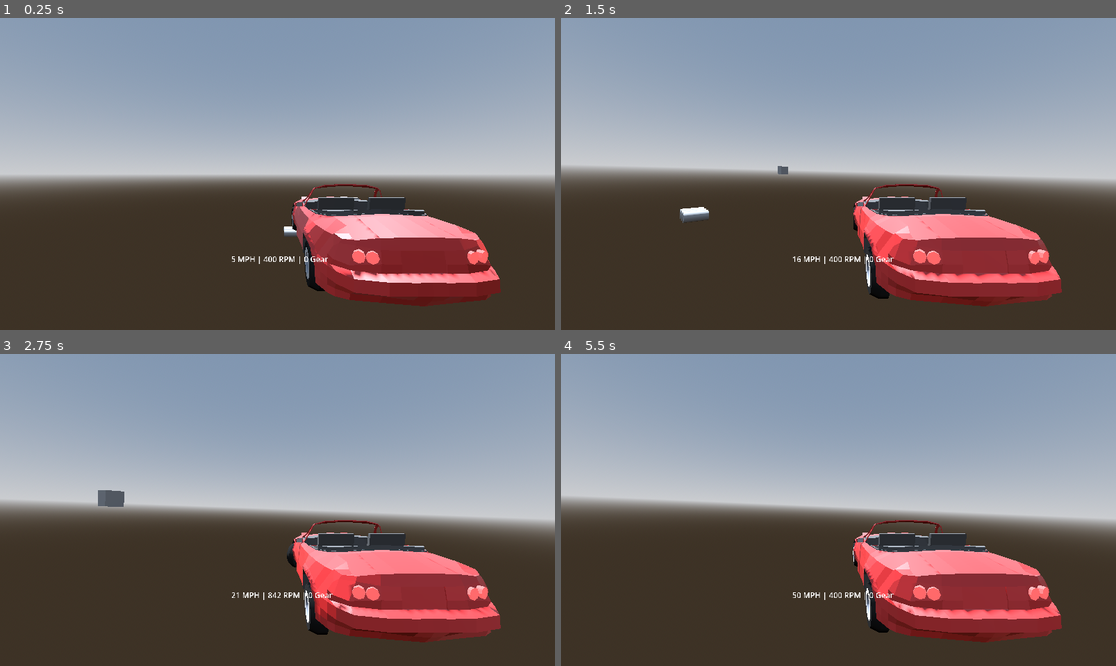
Above: before the commit, frames 1-4 (two rows, left to right).
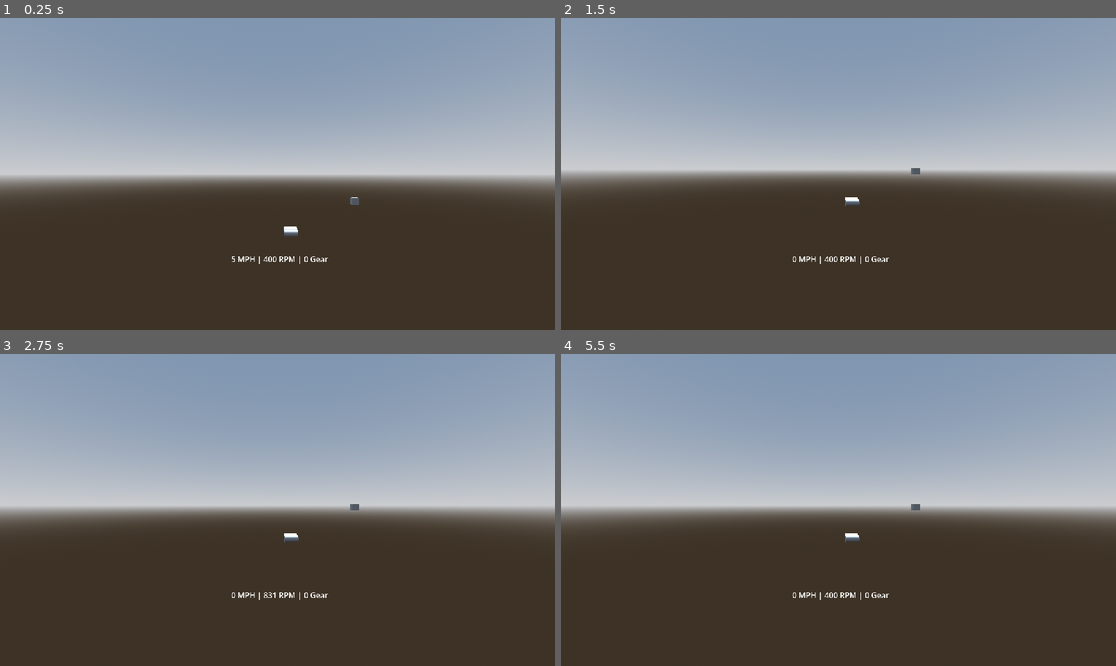
Above: after the commit, the same moments.

Repository: kakoiihito/Shift
Game: Godot game, scene res://Tracks/test.tscn
Two runs of this game, one before a commit and one after it. Both use one fixed random seed, a clock stepped at 60 frames per second and the inputs below.
Inputs:
- Up to frame 1 (0.25 s): no input
- Up to frame 2 (1.5 s): hold D (SteerRight) 0.53-1.28 s; hold Shift (Clutch) 0.53-1.28 s; hold S (Brake) from 1.28 s (still down); tap W (Gas) at 1.35 s
- Up to frame 3 (2.75 s): release S (Brake) at 2.03 s; hold D (SteerRight) from 2.03 s (still down); hold G (Ignition) from 2.03 s (still down)
- Up to frame 4 (5.5 s): release D (SteerRight) at 2.78 s; release G (Ignition) at 2.78 s; hold E (ShiftUp) 2.78-3.53 s; tap Shift (Clutch) at 2.85 s; hold W (Gas) 3.53-4.28 s; hold A (SteerLeft) 3.53-5.03 s; tap G (Ignition) at 4.35 s; hold S (Brake) from 5.03 s (still down); hold Shift (Clutch) from 5.03 s (still down)

The runs differ from the first frame. In frame 1, 9.8% of the frame differs, in the area x 52-91%, y 53-93%; in frame 2, 13%; in frame 3, 14%; in frame 4, 14%, in the area x 0-100%, y 46-93%.

Commit message:
it works... i have pacejka wa with load sensitivity and its g function limiter working flawlesssly.

Diff:
--- a/Car/Scripts/values.gd
+++ b/Car/Scripts/values.gd
@@ -9,8 +9,8 @@
 var car_value_tres: Resource
 
 
-var wheel_base = 4.0
-var track = 2.0
+var wheel_base = 2.3
+var track = 1.5
 
 	########################
 	# SUSPENSION VARIABLES #
@@ -44,7 +44,7 @@
 	# ENGINE VARIABLES #
 	####################
 
-var max_torque = 151.0
+var max_torque = 351.0
 var max_rpm = 7500.0
 var idle_rpm = 850.0
 var stall_rpm = 400.0
@@ -70,7 +70,7 @@
 var final_drive = 4.3
 var gear_ratio = [-3.968, 0.0, 3.136, 1.888, 1.330, 1.0, 0.814]
 var current_gear = 1
-var max_clutch_torque = 140.0
+var max_clutch_torque = 340.0
 var lock_threshold = 5.0
 var unlock_threshold = 12.0
 var clutch_stiffness = 64.0
@@ -80,10 +80,75 @@
 	###################
 
 var wheel_radius = 0.3
-var wheel_mass = 20.0
-var rolling_resistance_coeff = 0.015
-var friction_coefficient = 1.9
-var wheel_inertia = 0.8 * wheel_mass * wheel_radius * wheel_radius
+var wheel_mass = 15.0
+var rolling_resistance_coeff = 0.013
+var friction_coefficient = 1.1
+var wheel_inertia = 0.6 * wheel_mass * wheel_radius * wheel_radius
+
+# Longitudinal
+var b0 = 1.3882
+var b1 = -8.0
+var b2 = 1150.0
+var b3 = 0.0
+var b4 = 320.0
+var b5 = 0.0
+var b6 = 0.0
+var b7 = 0.0
+var b8 = -2.0
+var b9 = 0.0
+var b10 = 0.0
+var b11 = 0.0
+var b12 = 0.0
+var b13 = 0.0
+
+# Lateral
+var a0 = 1.7379
+var a1 = -9.0
+var a2 = 1250.0
+var a3 = 1400.0
+var a4 = 6.5
+var a5 = 0.0
+var a6 = -0.08
+var a7 = -2.0
+var a8 = 0.0
+var a9 = 0.0
+var a10 = 0.0
+var a11 = 0.0
+var a12 = 0.0
+var a13 = 0.0
+var a14 = 0.0
+var a15 = 0.0
+var a16 = 0.0
+var a17 = 0.0
+
+# Longitduinal G Functions
+var rBx1 = 10.0
+var rBx2 = 8.0
+var rBx3 = 0.0
+var rCx1 = 1.05
+var rEx1 = -0.2
+var rEx2 = 0.0
+var rHx1 = 0.02
+var lambda_xalpha = 1.0
+
+# Lateral G Functions
+var rBy1 = 7.0
+var rBy2 = 2.5
+var rBy3 = 0.05
+var rBy4 = 0.0
+var rCy1 = 1.0
+var rEy1 = -0.3
+var rEy2 = 0.0
+var rHy1 = 0.02
+var rHy2 = 0.0
+var rVy1 = 0.05
+var rVy2 = -0.025
+var rVy3 = 0.0
+var rVy4 = 4.0
+var rVy5 = 1.9
+var rVy6 = 10.0
+var lambda_ykappa = 1.0
+var lambda_Vyk = 1.0
 
 	#################
 	# LSD VARIABLES #
--- a/Car/Scripts/wheel.gd
+++ b/Car/Scripts/wheel.gd
@@ -17,6 +17,68 @@
 var rolling_resistance_coeff = Values.rolling_resistance_coeff
 var friction_coefficient = Values.friction_coefficient
 var wheel_inertia = Values.wheel_inertia
+var camber = 0.0
+
+var b0 = Values.b0
+var b1 = Values.b1
+var b2 = Values.b2
+var b3 = Values.b3
+var b4 = Values.b4
+var b5 = Values.b5
+var b6 = Values.b6
+var b7 = Values.b7
+var b8 = Values.b8
+var b9 = Values.b9
+var b10 = Values.b10
+var b11 = Values.b11
+var b12 = Values.b12
+var b13 = Values.b13
+
+var a0 = Values.a0
+var a1 = Values.a1
+var a2 = Values.a2
+var a3 = Values.a3
+var a4 = Values.a4
+var a5 = Values.a5
+var a6 = Values.a6
+var a7 = Values.a7
+var a8 = Values.a8
+var a9 = Values.a9
+var a10 = Values.a10
+var a11 = Values.a11
+var a12 = Values.a12
+var a13 = Values.a13
+var a14 = Values.a14
+var a15 = Values.a15
+var a16 = Values.a16
+var a17 = Values.a17
+
+var rBx1 = Values.rBx1
+var rBx2 = Values.rBx2
+var rBx3 = Values.rBx3
+var rCx1 = Values.rCx1
+var rEx1 = Values.rEx1
+var rEx2 = Values.rEx2
+var rHx1 = Values.rHx1
+var lambda_xalpha = Values.lambda_xalpha
+
+var rBy1 = Values.rBy1
+var rBy2 = Values.rBy2
+var rBy3 = Values.rBy3
+var rBy4 = Values.rBy4
+var rCy1 = Values.rCy1
+var rEy1 = Values.rEy1
+var rEy2 = Values.rEy2
+var rHy1 = Values.rHy1
+var rHy2 = Values.rHy2
+var rVy1 = Values.rVy1
+var rVy2 = Values.rVy2
+var rVy3 = Values.rVy3
+var rVy4 = Values.rVy4
+var rVy5 = Values.rVy5
+var rVy6 = Values.rVy6
+var lambda_ykappa = Values.lambda_ykappa
+var lambda_Vyk = Values.lambda_Vyk
 
 func _get_point_velocity(point: Vector3) -> Vector3:
 	return car.linear_velocity + car.angular_velocity.cross(point - car.global_position)
@@ -30,61 +92,70 @@
 	var side_velocity = velocity_at_wheel.dot(side_dir)
 	var forward_speed = velocity_at_wheel.dot(-ray.global_transform.basis.z)
 	var wheel_surface_speed = wheel_angular_velocity[wheel_index] * wheel_radius
+	var Fz = wheel_spring_force[wheel_index].length() / 1000
 
+	if ray.is_colliding():
 
-	var slip_angle = 0.0
-	if abs(forward_speed) > 10.0:
-		slip_angle = (atan2(side_velocity, abs(forward_speed)))
+		var slip_angle = 0.0
+		if abs(forward_speed) > 1.0:
+			slip_angle = rad_to_deg(atan2(side_velocity, abs(forward_speed)))
 
-	var slip_ratio: float
-	var speed_threshold = max(abs(forward_speed), abs(wheel_surface_speed), 0.5)
-	slip_ratio = clamp((wheel_surface_speed - forward_speed) / speed_threshold, -1.0, 1.0)
+		var slip_ratio: float
+		if abs(forward_speed) > 0.5:
+			slip_ratio = (wheel_surface_speed - forward_speed) / abs(forward_speed)
+		else:
+			slip_ratio = (wheel_surface_speed - forward_speed) / 0.5
+		slip_ratio = clamp(slip_ratio * 100.0, -100.0, 100.0)
 
+		#var B = 13.6527
 
-	var B = 13.6527
-	var C = 1.7379
-	var D = friction_coefficient
-	var E = -0.5012
+		var D = Fz * (b1 * Fz + b2)
+		var C = b0
+		var BCD = (b3 * pow(Fz, 2) + b4 * Fz) * exp(-b5 * Fz)
+		var B = BCD / (C * D)
+		var H = b9 * Fz + b10
+		var E = (b6* pow(Fz, 2) + b7 * Fz + b8) *  (1 - b13 * sign(slip_ratio+H))
+		var V = b11 * Fz + b12
+		var Bx1 = B * (slip_ratio + H)
+		var Fxo = D * sin(C * atan(Bx1 - E * (Bx1 - atan(Bx1)))) + V
 
-	#longitude_force[wheel_index] = wheel_spring_force[wheel_index].length() * D * sin(C * atan(B * slip_ratio - E *(B * slip_ratio - atan(B * slip_ratio))))
+		var SHxa = rHx1
+		var alpha_s = slip_angle + SHxa
+		var Bxa = (rBx1 + rBx3 * pow(camber, 2)) * cos(atan(rBx2 * slip_ratio)) * lambda_xalpha
+		var Cxa = rCx1
+		var Exa = rEx1 + rEx2 * 0
+		var Gxa0 = cos(Cxa * atan(Bxa * SHxa - Exa * (Bxa * SHxa - atan(Bxa * SHxa))))
+		var Gxa = cos(Cxa * atan(Bxa * alpha_s - Exa * (Bxa * alpha_s - atan(Bxa * alpha_s)))) / Gxa0
 
-	var B1 = 11.2964
-	var C1 = 1.3882
-	var D1 = friction_coefficient
-	var E1 = -0.4809
+		longitude_force[wheel_index] = Gxa * Fxo
 
-	#lateral_force[wheel_index] = wheel_spring_force[wheel_index].length() * D1 * sin(C1 * atan(B1 * -slip_angle - E1 *(B1 * -slip_angle - atan(B1 * -slip_angle))))
+		var C1 = a0
+		var D1 = Fz * (a1 * Fz + a2) * (1 - a15 * pow(camber, 2))
+		var BCD1 = a3 * sin(atan(Fz / a4) * 2) * (1 - a5* abs(camber))
+		var B1 = BCD1 / (C1 * D1)
+		var H1 = a8 * Fz + a9 + a10 * camber
+		var E1 = (a6 * Fz + a7) * (1 - (a16 * camber + a17) * sign(-slip_angle + H1))
+		var V1 = a11 * Fz + a12 + (a13 * Fz + a14) * camber * Fz
+		var Bx2 = B1 * (-slip_angle + H1)
+		var Fyo = D1 * sin(C1 * atan(Bx2 - E1 * (Bx2 - atan(Bx2)))) + V1
 
-	var theoretical_slip_ratio = slip_ratio / (1.0001 + abs(slip_ratio))
-	var theoretical_slip_angle = tan(clamp(slip_angle, -1.5, 1.5)) / (1.0001 + abs(slip_ratio))
+		var SHyk = rHy1 + rHy2 * 0
+		var kappa_s = slip_ratio + SHyk
+		var Byk = (rBy1 + rBy4 * pow(camber, 2)) * cos(atan(rBy2 * (slip_angle - rBy3))) * lambda_ykappa
+		var Cyk = rCy1
+		var Eyk = clamp(rEy1 + rEy2 * 0, -INF, 1.0)
+		var Gyk0 = cos(Cyk * atan(Byk * SHyk - Eyk * (Byk * SHyk - atan(Byk * SHyk))))
+		var Gyk = cos(Cyk * atan(Byk * kappa_s - Eyk * (Byk * kappa_s - atan(Byk * kappa_s)))) / Gyk0
 
-	var slip_magnitude = sqrt(pow(theoretical_slip_ratio, 2) + pow(theoretical_slip_angle, 2))
+		var mu_y = a2 / 1000.0
+		var DVyk = mu_y * Fz * (rVy1 + rVy2 * 0 + rVy3 * camber) * cos(atan(rVy4 * slip_angle))
+		var SVyk = DVyk * sin(rVy5 * atan(rVy6 * slip_ratio)) * lambda_Vyk
 
-	var Fx0 = (wheel_spring_force[wheel_index].length() / 2) * D * sin(C * atan(B * theoretical_slip_ratio - E *(B * theoretical_slip_ratio - atan(B * theoretical_slip_ratio))))
-	var Fy0 = (wheel_spring_force[wheel_index].length() / 2) * D1 * sin(C1 * atan(B1 * theoretical_slip_angle - E1 *(B1 * theoretical_slip_angle - atan(B1 * theoretical_slip_angle))))
+		lateral_force[wheel_index] = Gyk * Fyo + SVyk
 
-	if slip_magnitude < 0.0001:
-		longitude_force[wheel_index] = 0.0
-		lateral_force[wheel_index] = 0.0
-	else:
-		longitude_force[wheel_index] = (theoretical_slip_ratio / slip_magnitude) * Fx0
-		lateral_force[wheel_index] = (theoretical_slip_angle / slip_magnitude) * Fy0
-
-
-	#F_max[wheel_index] = friction_coefficient * wheel_spring_force[wheel_index].length()
-
-	#var current_long_force = longitude_force[wheel_index]
-	#var current_lat_force = lateral_force[wheel_index]
-
-	#var force_2d = Vector2(current_long_force, current_lat_force)
-	#if force_2d.length() > F_max[wheel_index]:
-	#	force_2d = force_2d.normalized() * F_max[wheel_index]
-	#	longitude_force[wheel_index] = force_2d.x
-	#	lateral_force[wheel_index] = force_2d.y
-
-	var combined_force = (longitude_force[wheel_index] * -ray.global_transform.basis.z) + (lateral_force[wheel_index] * side_dir) # both vectors combined
-	var force_pos = ray.global_position - car.global_position
-	car.apply_force(combined_force , force_pos)
+		var combined_force = (longitude_force[wheel_index] * -ray.global_transform.basis.z) + (lateral_force[wheel_index] * side_dir) # both vectors combined
+		var force_pos = ray.global_position - car.global_position
+		car.apply_force(combined_force , force_pos)
 
 func _get_wheel_angular_velocity(ray: RayCast3D,delta: float):
 	var wheel_index = ray.get_meta("wheel_index")
--- a/Tracks/IchiCircuit.tscn
+++ b/Tracks/IchiCircuit.tscn
@@ -37,7 +37,7 @@
 shape = SubResource("ConcavePolygonShape3D_64vfs")
 
 [node name="Node3D" parent="." unique_id=1502971588 instance=ExtResource("2_o7snf")]
-transform = Transform3D(0.41987982, 0, 0.9075797, 0, 1, 0, -0.9075797, 0, 0.41987982, 173.75504, -18.059729, 135.48984)
+transform = Transform3D(0.41987982, 0, 0.9075797, 0, 1, 0, -0.9075797, 0, 0.41987982, 131.47083, -9.47821, 109.96935)
 mass = 1000.0
 
 [editable path="IchiCircuit"]
--- a/Tracks/test.tscn
+++ b/Tracks/test.tscn
@@ -20,7 +20,7 @@
 [sub_resource type="CylinderMesh" id="CylinderMesh_8uh7m"]
 
 [sub_resource type="BoxShape3D" id="BoxShape3D_37kl0"]
-size = Vector3(100, 3, 300)
+size = Vector3(300, 3, 300)
 
 [sub_resource type="BoxMesh" id="BoxMesh_37kl0"]
 
@@ -79,6 +79,7 @@
 mesh = SubResource("BoxMesh_37kl0")
 
 [node name="Functional" type="Node3D" parent="." unique_id=2031553437]
+visible = false
 
 [node name="Node3D" parent="Functional" unique_id=1475845789 instance=ExtResource("1_yhjd6")]
 transform = Transform3D(1, 0, 0, 0, 1, 0, 0, 0, 1, 0, 5.8598504, 19.011797)
